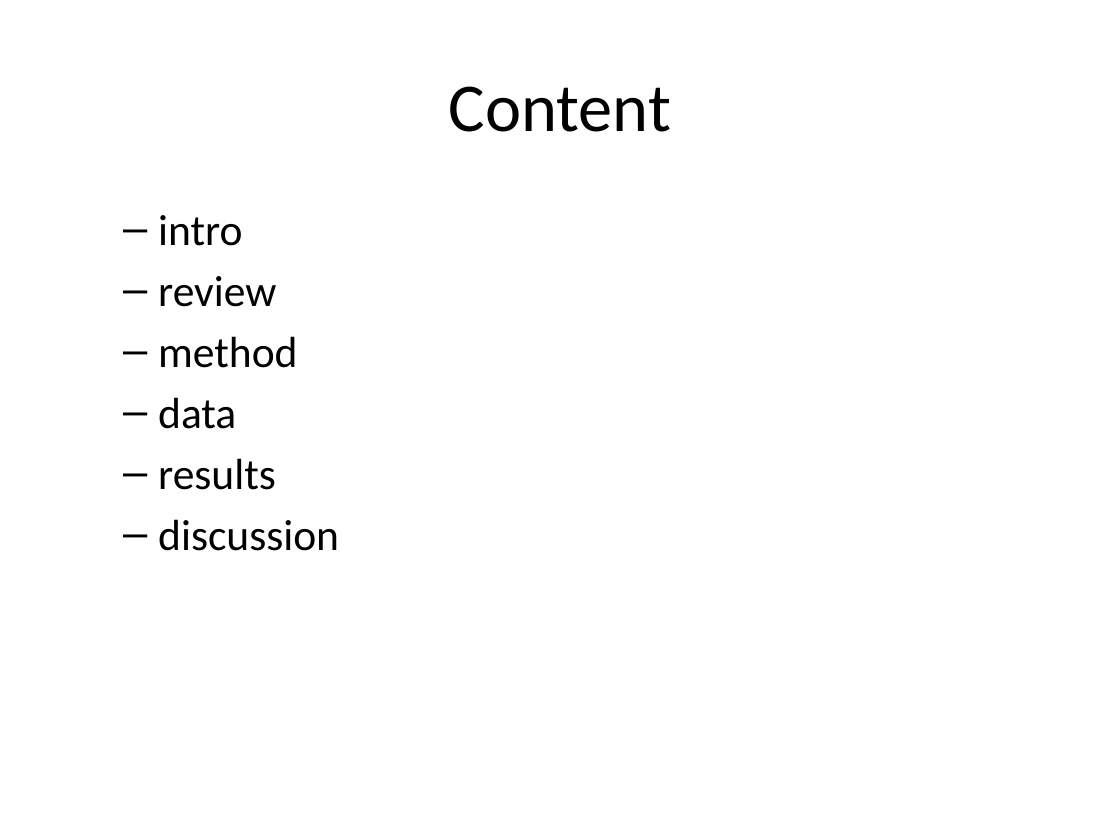
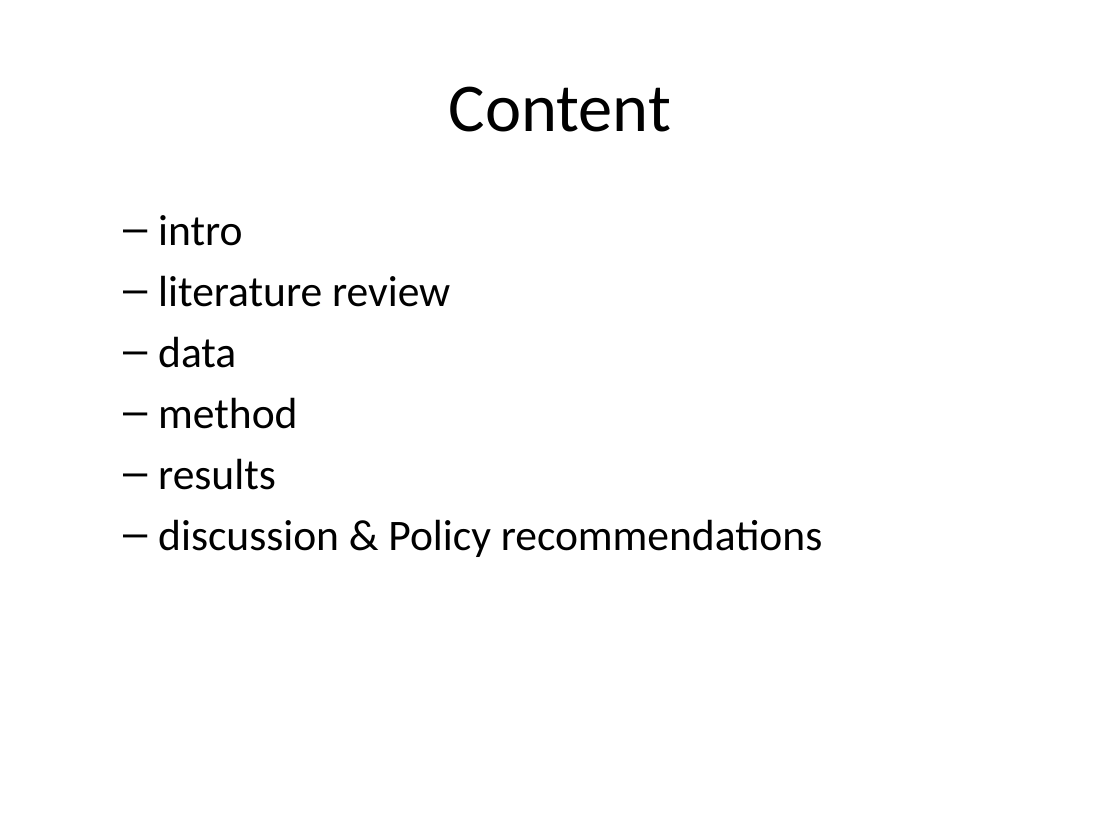
Before and after one commit to imedkrisna/krisna, a slide deck: slide 4 of content/en/slides/paper2/paper2.pptx. Drawn at 1120x840 pixels with LibreOffice and Linux fonts; fonts in the diff are those of the drawing. Boxes give left, top, right and bottom in pixels: in the first picture for what was removed or moved away, otherwise in the second. Text is boxed around its words. In the diff, an @@ line names an element or a change of style, - is before the commit and + after.

```diff
--- a/content/en/slides/paper2/paper2.pptx
+++ b/content/en/slides/paper2/paper2.pptx
@@ text at [158,275,450,368]: text changed @@
-  – review
+  – literature review
+  – data
@@ text at [158,397,236,429]: paragraph removed @@
-  – data
@@ text at [158,519,823,557]: text changed @@
-  – discussion
+  – discussion & Policy recommendations
```
Also in this commit, not shown: 72 slides added, 2 slides removed, 4 other files.
